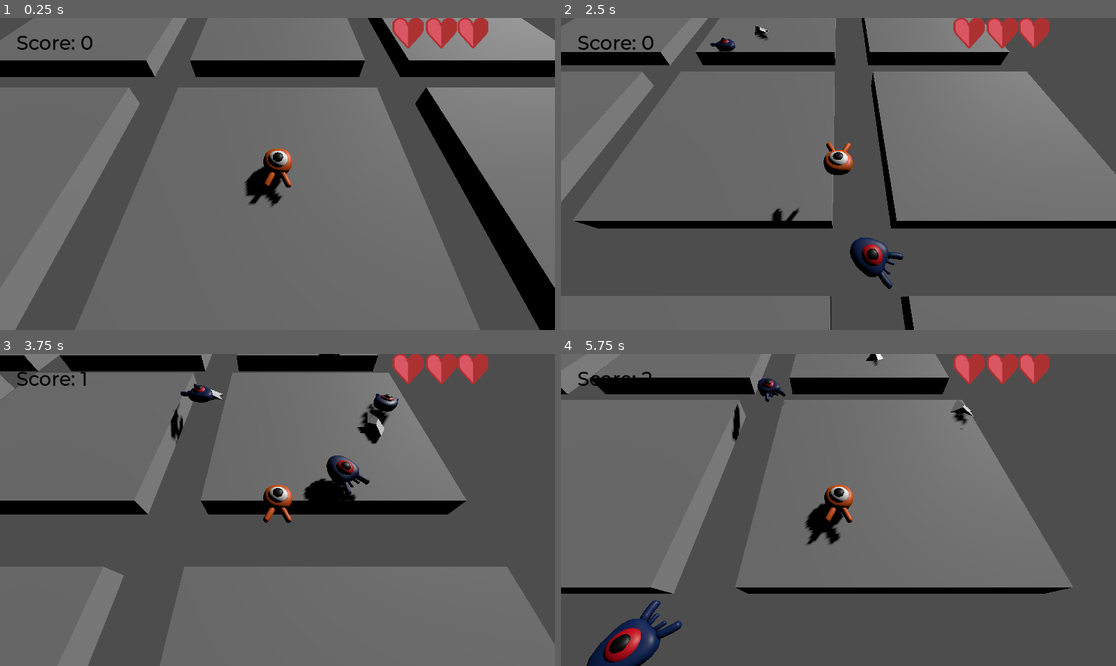
Above: before the commit, frames 1-4 (two rows, left to right).
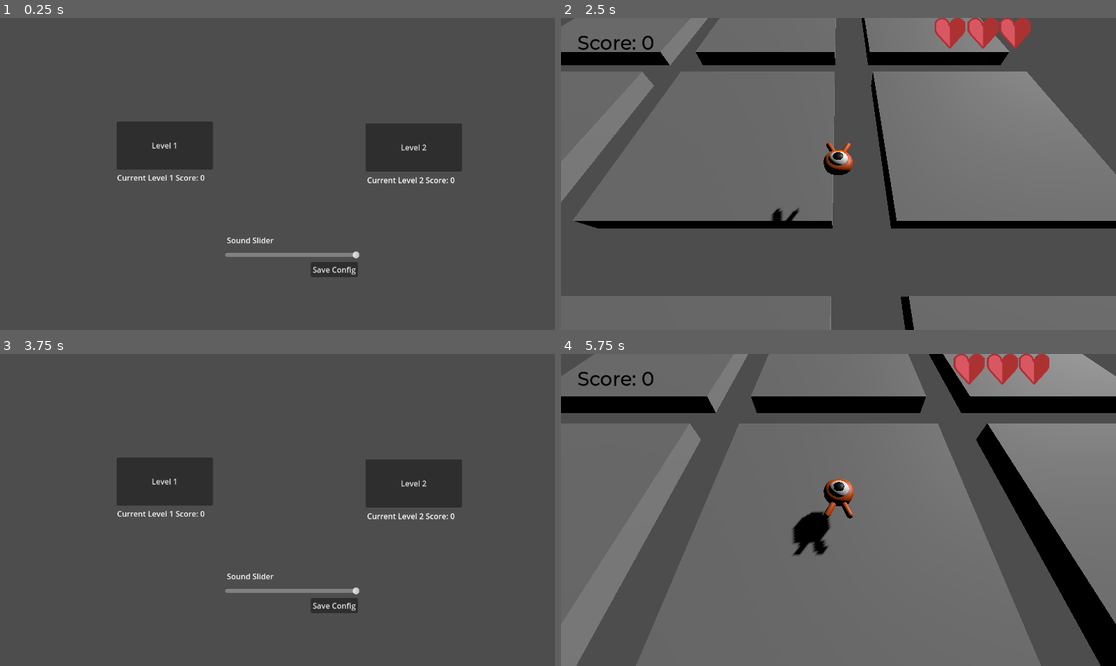
Above: after the commit, the same moments.

Repository: Clodial/KSU-6753-Assignment2-3
Game: Godot game, scene res://game_start.tscn
Two runs of this game, one before a commit and one after it. Both use one fixed random seed, a clock stepped at 60 frames per second and the inputs below. Before the commit the project starts from res://main.tscn.
Inputs (mouse positions are in pixels of both pictures, inside the frame that each line leads up to):
- Up to frame 1 (0.25 s): no input
- Up to frame 2 (2.5 s): click (977, 149) at 0.5 s, where only the run after the commit has a clickable "Level 2"; tap Enter (ui_accept) at 1.25, 2.3 s; move the mouse to (960, 158) at 1.27 s; hold D (move_right) 1.28-2.03 s; hold Enter (ui_accept) 1.28-2.03 s; tap Space (move_jump) at 1.52, 2.27 s; move the mouse to (727, 189) at 2.02 s; hold S (move_down) from 2.03 s (still down); click (727, 189) at 2.1 s
- Up to frame 3 (3.75 s): move the mouse to (333, 441) at 2.77 s; release S (move_down) at 2.78 s; hold D (move_right) 2.78-3.53 s; hold Enter (ui_accept) 2.78-3.53 s; move the mouse to (249, 572) at 3.52 s; hold W (move_up) from 3.53 s (still down); tap Enter (ui_accept) at 3.6 s
- Up to frame 4 (5.75 s): tap Space (move_jump) at 3.77 s; release W (move_up) at 4.25 s; click (894, 606) at 4.25 s, where only the run after the commit has a clickable "Save Config"; click (727, 481) at 5 s, where only the run after the commit has a clickable "Level 1"

The runs differ from the first frame. In frame 1, 83% of the frame differs, in the area x 0-100%, y 0-100%; in frame 2, 2.5%; in frame 3, 65%; in frame 4, 60%.

Commit message:
completed file saving and level linking

Diff:
--- /dev/null
+++ b/game_start.gd
@@ -0,0 +1,57 @@
+extends Node2D
+
+var sound_level = -30.0;
+@export var level1: PackedScene
+@export var level2: PackedScene
+
+# Called when the node enters the scene tree for the first time.
+func _ready() -> void:
+	$main_menu.show()
+	var settings = $PlayerProgress._get_config_data();
+
+	if settings == null:
+		$PlayerProgress._create_config()
+		settings = $PlayerProgress._get_config_data()
+
+	sound_level = settings["music_volume"]
+	$main_menu/Sound_Slider.value = sound_level
+
+	var curGame = $PlayerProgress.load_game()
+
+	$main_menu/Level1_Score.text = "Current Level 1 Score: " + str(curGame["level1-score"])
+	$main_menu/Level2_Score.text = "Current Level 2 Score: " + str(curGame["level2-score"])
+	$Home_Music.play()
+
+# Called every frame. 'delta' is the elapsed time since the previous frame.
+func _process(delta: float) -> void:
+	if($main_menu != null):
+		sound_level = $main_menu/Sound_Slider.value
+	$Home_Music.volume_db = sound_level
+	$Level_Music.volume_db = sound_level
+	$Level2_Music.volume_db = sound_level
+
+func _on_save_config_button_pressed() -> void:
+	$PlayerProgress._save_volume_data(sound_level)
+
+func _on_level_1_button_pressed() -> void:
+	_go_to_level(level1, $Level_Music)
+
+func _on_level_2_button_pressed() -> void:
+	_go_to_level(level2, $Level2_Music)
+
+func _go_to_level(level, music) -> void:
+	$main_menu.hide()
+	var new_level = level.instantiate()
+	$Current_Level.add_child(new_level);
+	new_level.go_home.connect(self._go_to_main_level.bind());
+	$Home_Music.stop()
+	music.play()
+
+func _go_to_main_level() -> void:
+	for n in $Current_Level.get_children():
+		$Current_Level.remove_child(n)
+		n.queue_free();
+	$Level2_Music.stop()
+	$Level_Music.stop()
+	$Home_Music.play()
+	$main_menu.show()
--- /dev/null
+++ b/game_start.tscn
@@ -0,0 +1,88 @@
+[gd_scene load_steps=8 format=3 uid="uid://i3uo57lhy71u"]
+
+[ext_resource type="Script" path="res://game_start.gd" id="1_umgbl"]
+[ext_resource type="PackedScene" uid="uid://dc0bgbwxxsn7y" path="res://main.tscn" id="2_0n7nt"]
+[ext_resource type="Script" path="res://player_progress.gd" id="3_3c3m8"]
+[ext_resource type="PackedScene" uid="uid://byl5icx0vhbds" path="res://main2.tscn" id="3_7fa45"]
+[ext_resource type="AudioStream" uid="uid://bd06o5nsdx0n3" path="res://art/FocusUpServe.wav" id="4_aiccu"]
+[ext_resource type="AudioStream" uid="uid://d2dkhg8osba26" path="res://art/CaffeineAddiction-final.wav" id="6_7gs1h"]
+[ext_resource type="AudioStream" uid="uid://c38jyqvmf5ppr" path="res://art/MidnightChallenge-final.wav" id="7_x6bja"]
+
+[node name="GameStart" type="Node2D"]
+script = ExtResource("1_umgbl")
+level1 = ExtResource("2_0n7nt")
+level2 = ExtResource("3_7fa45")
+
+[node name="main_menu" type="Control" parent="."]
+layout_mode = 3
+anchors_preset = 0
+
+[node name="Level1Button" type="Button" parent="main_menu"]
+offset_left = 242.0
+offset_top = 215.0
+offset_right = 442.0
+offset_bottom = 315.0
+text = "Level 1"
+
+[node name="Level2Button" type="Button" parent="main_menu"]
+offset_left = 759.0
+offset_top = 219.0
+offset_right = 959.0
+offset_bottom = 319.0
+text = "Level 2
+"
+
+[node name="Level1_Score" type="Label" parent="main_menu"]
+offset_left = 243.0
+offset_top = 320.0
+offset_right = 283.0
+offset_bottom = 343.0
+
+[node name="Level2_Score" type="Label" parent="main_menu"]
+offset_left = 762.0
+offset_top = 325.0
+offset_right = 802.0
+offset_bottom = 348.0
+
+[node name="Sound_Slider" type="HSlider" parent="main_menu"]
+offset_left = 467.0
+offset_top = 484.0
+offset_right = 747.0
+offset_bottom = 500.0
+min_value = -70.0
+max_value = -20.0
+step = 0.1
+value = -20.0
+
+[node name="Control_label" type="Label" parent="main_menu"]
+offset_left = 471.0
+offset_top = 450.0
+offset_right = 568.0
+offset_bottom = 473.0
+text = "Sound Slider"
+
+[node name="saveConfig_button" type="Button" parent="main_menu"]
+offset_left = 645.0
+offset_top = 507.0
+offset_right = 743.0
+offset_bottom = 538.0
+text = "Save Config"
+
+[node name="Home_Music" type="AudioStreamPlayer2D" parent="."]
+stream = ExtResource("4_aiccu")
+autoplay = true
+
+[node name="PlayerProgress" type="Node" parent="."]
+script = ExtResource("3_3c3m8")
+
+[node name="Current_Level" type="Node" parent="."]
+
+[node name="Level_Music" type="AudioStreamPlayer2D" parent="."]
+stream = ExtResource("6_7gs1h")
+
+[node name="Level2_Music" type="AudioStreamPlayer2D" parent="."]
+stream = ExtResource("7_x6bja")
+
+[connection signal="pressed" from="main_menu/Level1Button" to="." method="_on_level_1_button_pressed"]
+[connection signal="pressed" from="main_menu/Level2Button" to="." method="_on_level_2_button_pressed"]
+[connection signal="pressed" from="main_menu/saveConfig_button" to="." method="_on_save_config_button_pressed"]
--- a/main.gd
+++ b/main.gd
@@ -3,6 +3,9 @@
 @export var sp_mob_scene: PackedScene
 @export var coin_scene: PackedScene
 var health = 3
+var score = 0
+
+signal go_home
 
 func _ready():
 	$UserInterface/Retry.hide()
@@ -43,7 +46,7 @@
 
 func _unhandled_input(event: InputEvent) -> void:
 	if event.is_action_pressed("ui_accept") && $UserInterface/Retry.visible:
-		get_tree().reload_current_scene()
+		go_home.emit()
 
 
 func _on_player_instant_death() -> void:
@@ -54,7 +57,6 @@
 func _on_start_timer_timeout() -> void:
 	var player = $Player
 	player.hit.connect($UserInterface._display_health())
-
 
 func _on_score_label_new_life() -> void:
 	if health < 5:
--- a/main.tscn
+++ b/main.tscn
@@ -189,7 +189,7 @@
 curve = SubResource("Curve3D_20nfs")
 
 [node name="SpawnLocation" type="PathFollow3D" parent="SpawnPath"]
-transform = Transform3D(-0.00201206, 0, -0.999998, 0, 1, 0, 0.999998, 0, -0.00201206, -32.9243, 0, -33.057)
+transform = Transform3D(-0.00201277, 0, -0.999998, 0, 1, 0, 0.999998, 0, -0.00201277, -32.9243, 0, -33.057)
 
 [node name="StartTimer" type="Timer" parent="."]
 wait_time = 0.05
--- /dev/null
+++ b/main2.tscn
@@ -0,0 +1,298 @@
+[gd_scene load_steps=15 format=3 uid="uid://byl5icx0vhbds"]
+
+[ext_resource type="Script" path="res://main_2.gd" id="1_t8gqr"]
+[ext_resource type="PackedScene" uid="uid://blora5mmmqyb0" path="res://player.tscn" id="2_cxmo1"]
+[ext_resource type="FontFile" uid="uid://b58kmrg0ftt31" path="res://fonts/Montserrat-Medium.ttf" id="3_kqah5"]
+[ext_resource type="Script" path="res://user_interface.gd" id="4_hydqo"]
+[ext_resource type="PackedScene" uid="uid://822wh7lks6tk" path="res://collectible.tscn" id="4_ponwt"]
+[ext_resource type="Script" path="res://score_label.gd" id="5_gu42r"]
+[ext_resource type="Texture2D" uid="uid://klg2ch747tte" path="res://heart.png" id="6_ypuve"]
+
+[sub_resource type="PhysicsMaterial" id="PhysicsMaterial_fe10p"]
+
+[sub_resource type="BoxShape3D" id="BoxShape3D_mepv3"]
+size = Vector3(20, 2, 20)
+
+[sub_resource type="BoxMesh" id="BoxMesh_7ju3c"]
+size = Vector3(20, 2, 20)
+
+[sub_resource type="StandardMaterial3D" id="StandardMaterial3D_b5anj"]
+
+[sub_resource type="CylinderMesh" id="CylinderMesh_n6hns"]
+material = SubResource("StandardMaterial3D_b5anj")
+
+[sub_resource type="Curve3D" id="Curve3D_0tdn0"]
+_data = {
+"points": PackedVector3Array(0, 0, 0, 0, 0, 0, -32.9243, 0, -33.057, 0, 0, 0, 0, 0, 0, 33.0571, 0, -32.9242, 0, 0, 0, 0, 0, 0, 33.1235, 0, 33.1899, 0, 0, 0, 0, 0, 0, -33.1235, 0, 33.1899, 0, 0, 0, 0, 0, 0, -32.9243, 0, -33.057),
+"tilts": PackedFloat32Array(0, 0, 0, 0, 0)
+}
+point_count = 5
+
+[sub_resource type="Theme" id="Theme_e8bpv"]
+
+[node name="Main2" type="Node"]
+script = ExtResource("1_t8gqr")
+coin_scene = ExtResource("4_ponwt")
+
+[node name="groundPieces" type="Node" parent="."]
+
+[node name="GroundSpace1" type="StaticBody3D" parent="groundPieces"]
+transform = Transform3D(1, 0, 0, 0, 1, 0, 0, 0, 1, 0, -1, 0)
+collision_layer = 4
+collision_mask = 0
+physics_material_override = SubResource("PhysicsMaterial_fe10p")
+
+[node name="CollisionShape3D" type="CollisionShape3D" parent="groundPieces/GroundSpace1"]
+shape = SubResource("BoxShape3D_mepv3")
+
+[node name="MeshInstance3D" type="MeshInstance3D" parent="groundPieces/GroundSpace1"]
+mesh = SubResource("BoxMesh_7ju3c")
+
+[node name="GroundSpace2" type="StaticBody3D" parent="groundPieces"]
+transform = Transform3D(1, 0, 0, 0, 1, 0, 0, 0, 1, 0, -1, 25)
+collision_layer = 4
+collision_mask = 0
+physics_material_override = SubResource("PhysicsMaterial_fe10p")
+
+[node name="CollisionShape3D" type="CollisionShape3D" parent="groundPieces/GroundSpace2"]
+shape = SubResource("BoxShape3D_mepv3")
+
+[node name="MeshInstance3D" type="MeshInstance3D" parent="groundPieces/GroundSpace2"]
+mesh = SubResource("BoxMesh_7ju3c")
+
+[node name="GroundSpace3" type="StaticBody3D" parent="groundPieces"]
+transform = Transform3D(1, 0, 0, 0, 1, 0, 0, 0, 1, 0, -1, -25)
+collision_layer = 4
+collision_mask = 0
+physics_material_override = SubResource("PhysicsMaterial_fe10p")
+
+[node name="CollisionShape3D" type="CollisionShape3D" parent="groundPieces/GroundSpace3"]
+shape = SubResource("BoxShape3D_mepv3")
+
+[node name="MeshInstance3D" type="MeshInstance3D" parent="groundPieces/GroundSpace3"]
+mesh = SubResource("BoxMesh_7ju3c")
+
+[node name="GroundSpace4" type="StaticBody3D" parent="groundPieces"]
+transform = Transform3D(1, 0, 0, 0, 1, 0, 0, 0, 1, 25, -1, 25)
+collision_layer = 4
+collision_mask = 0
+physics_material_override = SubResource("PhysicsMaterial_fe10p")
+
+[node name="CollisionShape3D" type="CollisionShape3D" parent="groundPieces/GroundSpace4"]
+shape = SubResource("BoxShape3D_mepv3")
+
+[node name="MeshInstance3D" type="MeshInstance3D" parent="groundPieces/GroundSpace4"]
+mesh = SubResource("BoxMesh_7ju3c")
+
+[node name="GroundSpace5" type="StaticBody3D" parent="groundPieces"]
+transform = Transform3D(1, 0, 0, 0, 1, 0, 0, 0, 1, -25, -1, 25)
+collision_layer = 4
+collision_mask = 0
+physics_material_override = SubResource("PhysicsMaterial_fe10p")
+
+[node name="CollisionShape3D" type="CollisionShape3D" parent="groundPieces/GroundSpace5"]
+shape = SubResource("BoxShape3D_mepv3")
+
+[node name="MeshInstance3D" type="MeshInstance3D" parent="groundPieces/GroundSpace5"]
+mesh = SubResource("BoxMesh_7ju3c")
+
+[node name="GroundSpace6" type="StaticBody3D" parent="groundPieces"]
+transform = Transform3D(1, 0, 0, 0, 1, 0, 0, 0, 1, 25, -1, 0)
+collision_layer = 4
+collision_mask = 0
+physics_material_override = SubResource("PhysicsMaterial_fe10p")
+
+[node name="CollisionShape3D" type="CollisionShape3D" parent="groundPieces/GroundSpace6"]
+shape = SubResource("BoxShape3D_mepv3")
+
+[node name="MeshInstance3D" type="MeshInstance3D" parent="groundPieces/GroundSpace6"]
+mesh = SubResource("BoxMesh_7ju3c")
+
+[node name="GroundSpace7" type="StaticBody3D" parent="groundPieces"]
+transform = Transform3D(1, 0, 0, 0, 1, 0, 0, 0, 1, -25, -1, 0)
+collision_layer = 4
+collision_mask = 0
+physics_material_override = SubResource("PhysicsMaterial_fe10p")
+
+[node name="CollisionShape3D" type="CollisionShape3D" parent="groundPieces/GroundSpace7"]
+shape = SubResource("BoxShape3D_mepv3")
+
+[node name="MeshInstance3D" type="MeshInstance3D" parent="groundPieces/GroundSpace7"]
+mesh = SubResource("BoxMesh_7ju3c")
+
+[node name="GroundSpace8" type="StaticBody3D" parent="groundPieces"]
+transform = Transform3D(1, 0, 0, 0, 1, 0, 0, 0, 1, 25, -1, -25)
+collision_layer = 4
+collision_mask = 0
+physics_material_override = SubResource("PhysicsMaterial_fe10p")
+
+[node name="CollisionShape3D" type="CollisionShape3D" parent="groundPieces/GroundSpace8"]
+shape = SubResource("BoxShape3D_mepv3")
+
+[node name="MeshInstance3D" type="MeshInstance3D" parent="groundPieces/GroundSpace8"]
+mesh = SubResource("BoxMesh_7ju3c")
+
+[node name="GroundSpace9" type="StaticBody3D" parent="groundPieces"]
+transform = Transform3D(1, 0, 0, 0, 1, 0, 0, 0, 1, -25, -1, -25)
+collision_layer = 4
+collision_mask = 0
+physics_material_override = SubResource("PhysicsMaterial_fe10p")
+
+[node name="CollisionShape3D" type="CollisionShape3D" parent="groundPieces/GroundSpace9"]
+shape = SubResource("BoxShape3D_mepv3")
+
+[node name="MeshInstance3D" type="MeshInstance3D" parent="groundPieces/GroundSpace9"]
+mesh = SubResource("BoxMesh_7ju3c")
+
+[node name="DirectionalLight3D" type="DirectionalLight3D" parent="."]
+transform = Transform3D(0.77376, -0.0115355, 0.633374, -0.392095, -0.794017, 0.464542, 0.49755, -0.607787, -0.618901, 3.39663, 8.30101, -4.7057)
+shadow_enabled = true
+
+[node name="Player" parent="." instance=ExtResource("2_cxmo1")]
+transform = Transform3D(1, 0, 0, 0, 1, 0, 0, 0, 1, 0, 1.50282, 0)
+
+[node name="CameraPivot" type="Marker3D" parent="Player"]
+transform = Transform3D(1, 0, 0, 0, 0.536961, 0.843607, 0, -0.843607, 0.536961, 0, 3.9449, 9.17426)
+
+[node name="Camera3D" type="Camera3D" parent="Player/CameraPivot"]
+transform = Transform3D(1, 0, 0, 0, 1, 0, 0, 0, 1, 0, 4.77201, 6.02338)
+current = true
+
+[node name="Cylinders" type="Node3D" parent="."]
+visible = false
+
+[node name="MeshInstance1" type="MeshInstance3D" parent="Cylinders"]
+transform = Transform3D(1, 0, 0, 0, 1, 0, 0, 0, 1, 33, 0, 33)
+mesh = SubResource("CylinderMesh_n6hns")
+
+[node name="MeshInstance2" type="MeshInstance3D" parent="Cylinders"]
+transform = Transform3D(1, 0, 0, 0, 1, 0, 0, 0, 1, 33, 0, -33)
+mesh = SubResource("CylinderMesh_n6hns")
+
+[node name="MeshInstance3" type="MeshInstance3D" parent="Cylinders"]
+transform = Transform3D(1, 0, 0, 0, 1, 0, 0, 0, 1, -33, 0, 33)
+mesh = SubResource("CylinderMesh_n6hns")
+
+[node name="MeshInstance4" type="MeshInstance3D" parent="Cylinders"]
+transform = Transform3D(1, 0, 0, 0, 1, 0, 0, 0, 1, -33, 0, -33)
+mesh = SubResource("CylinderMesh_n6hns")
+
+[node name="SpawnPath" type="Path3D" parent="."]
+transform = Transform3D(1, 0, 0, 0, 1, 0, 0, 0, 1, 0, 1, 0)
+curve = SubResource("Curve3D_0tdn0")
+
+[node name="SpawnLocation" type="PathFollow3D" parent="SpawnPath"]
+transform = Transform3D(-0.00201277, 0, -0.999998, 0, 1, 0, 0.999998, 0, -0.00201277, -32.9243, 0, -33.057)
+
+[node name="StartTimer" type="Timer" parent="."]
+wait_time = 0.05
+
+[node name="CoinTimer" type="Timer" parent="."]
+one_shot = true
+
+[node name="UserInterface" type="Control" parent="."]
+layout_mode = 3
+anchors_preset = 15
+anchor_right = 1.0
+anchor_bottom = 1.0
+grow_horizontal = 2
+grow_vertical = 2
+script = ExtResource("4_hydqo")
+
+[node name="ScoreLabel" type="Label" parent="UserInterface"]
+layout_mode = 0
+offset_left = 34.0
+offset_top = 27.0
+offset_right = 194.0
+offset_bottom = 77.0
+theme = SubResource("Theme_e8bpv")
+theme_override_colors/font_color = Color(0, 0, 0, 1)
+theme_override_fonts/font = ExtResource("3_kqah5")
+theme_override_font_sizes/font_size = 40
+text = "Score: 0"
+script = ExtResource("5_gu42r")
+
+[node name="health" type="TextureRect" parent="UserInterface"]
+layout_mode = 1
+anchors_preset = 1
+anchor_left = 1.0
+anchor_right = 1.0
+offset_left = -377.0
+offset_right = -313.0
+offset_bottom = 64.0
+grow_horizontal = 0
+texture = ExtResource("6_ypuve")
+
+[node name="health2" type="TextureRect" parent="UserInterface"]
+layout_mode = 1
+anchors_preset = 1
+anchor_left = 1.0
+anchor_right = 1.0
+offset_left = -308.0
+offset_right = -244.0
+offset_bottom = 64.0
+grow_horizontal = 0
+texture = ExtResource("6_ypuve")
+
+[node name="health3" type="TextureRect" parent="UserInterface"]
+layout_mode = 1
+anchors_preset = 1
+anchor_left = 1.0
+anchor_right = 1.0
+offset_left = -242.0
+offset_right = -178.0
+offset_bottom = 64.0
+grow_horizontal = 0
+texture = ExtResource("6_ypuve")
+
+[node name="health4" type="TextureRect" parent="UserInterface"]
+layout_mode = 1
+anchors_preset = 1
+anchor_left = 1.0
+anchor_right = 1.0
+offset_left = -175.0
+offset_right = -111.0
+offset_bottom = 64.0
+grow_horizontal = 0
+texture = ExtResource("6_ypuve")
+
+[node name="health5" type="TextureRect" parent="UserInterface"]
+layout_mode = 1
+anchors_preset = 1
+anchor_left = 1.0
+anchor_right = 1.0
+offset_left = -108.0
+offset_right = -44.0
+offset_bottom = 64.0
+grow_horizontal = 0
+texture = ExtResource("6_ypuve")
+
+[node name="Retry" type="ColorRect" parent="UserInterface"]
+visible = false
+layout_mode = 1
+anchors_preset = 15
+anchor_right = 1.0
+anchor_bottom = 1.0
+grow_horizontal = 2
+grow_vertical = 2
+color = Color(0, 0, 0, 1)
+
+[node name="Label" type="Label" parent="UserInterface/Retry"]
+layout_mode = 1
+anchors_preset = 8
+anchor_left = 0.5
+anchor_top = 0.5
+anchor_right = 0.5
+anchor_bottom = 0.5
+offset_left = -20.0
+offset_top = -14.0
+offset_right = 20.0
+offset_bottom = 14.0
+grow_horizontal = 2
+grow_vertical = 2
+text = "Press Enter to retry"
+
+[connection signal="hit" from="Player" to="." method="_on_player_hit"]
+[connection signal="instant_death" from="Player" to="." method="_on_player_instant_death"]
+[connection signal="timeout" from="StartTimer" to="." method="_on_start_timer_timeout"]
+[connection signal="timeout" from="CoinTimer" to="." method="_on_coin_timer_timeout"]
--- /dev/null
+++ b/main_2.gd
@@ -0,0 +1,66 @@
+extends Node
+@export var coin_scene: PackedScene
+var health = 3
+
+signal go_home
+
+func _ready():
+	$UserInterface/Retry.hide()
+	$UserInterface/health4.hide()
+	$UserInterface/health5.hide()
+	$CoinTimer.start()
+
+func _on_player_hit() -> void:
+	var player = $Player
+	health -= 1
+	if health == 2:
+		$UserInterface/health3.hide()
+	if health == 1:
+		$UserInterface/health2.hide()
+	if health == 3:
+		$UserInterface/health4.hide()
+	if health == 4:
+		$UserInterface/health5.hide()
+	if health == 0:
+		$UserInterface/health.hide()
+		player.instadie()
+
+func _unhandled_input(event: InputEvent) -> void:
+	if event.is_action_pressed("ui_accept") && $UserInterface/Retry.visible:
+		print("yo")
+		go_home.emit()
+
+
+func _on_player_instant_death() -> void:
+	$UserInterface/Retry.show()
+
+
+func _on_start_timer_timeout() -> void:
+	var player = $Player
+	player.hit.connect($UserInterface._display_health())
+
+func _on_score_label_new_life() -> void:
+	if health < 5:
+		health += 1
+	if health == 2:
+		$UserInterface/health2.show()
+	if health == 1:
+		$UserInterface/health.show()
+	if health == 3:
+		$UserInterface/health3.show()
+	if health == 4:
+		$UserInterface/health4.show()
+	if health == 5:
+		$UserInterface/health5.show()
+
+
+func _on_coin_timer_timeout() -> void:
+	var coin = coin_scene.instantiate()
+	coin.initialize()
+
+	coin.coin_score.connect($UserInterface/ScoreLabel._on_coin_score.bind())
+	coin.coin_score.connect(self._on_coin_score.bind())
+	add_child(coin)
+
+func _on_coin_score():
+	$CoinTimer.start()
--- /dev/null
+++ b/main_menu.tscn
@@ -0,0 +1,54 @@
+[gd_scene format=3 uid="uid://dqrakd6lark3a"]
+
+[node name="MainMenu" type="Node2D"]
+
+[node name="Level1Button" type="Button" parent="."]
+offset_left = 242.0
+offset_top = 215.0
+offset_right = 442.0
+offset_bottom = 315.0
+text = "Level 1"
+
+[node name="Level2Button" type="Button" parent="."]
+offset_left = 759.0
+offset_top = 219.0
+offset_right = 959.0
+offset_bottom = 319.0
+text = "Level 2
+"
+
+[node name="Level1_Score" type="Label" parent="."]
+offset_left = 243.0
+offset_top = 320.0
+offset_right = 283.0
+offset_bottom = 343.0
+
+[node name="Level2_Score" type="Label" parent="."]
+offset_left = 762.0
+offset_top = 325.0
+offset_right = 802.0
+offset_bottom = 348.0
+
+[node name="Sound_Slider" type="HSlider" parent="."]
+offset_left = 467.0
+offset_top = 484.0
+offset_right = 747.0
+offset_bottom = 500.0
+min_value = -70.0
+max_value = -20.0
+step = 0.1
+value = -20.0
+
+[node name="Control_label" type="Label" parent="."]
+offset_left = 471.0
+offset_top = 450.0
+offset_right = 568.0
+offset_bottom = 473.0
+text = "Sound Slider"
+
+[node name="saveConfig_button" type="Button" parent="."]
+offset_left = 645.0
+offset_top = 507.0
+offset_right = 743.0
+offset_bottom = 538.0
+text = "Save Config"
--- a/music_player.tscn
+++ b/music_player.tscn
@@ -4,5 +4,5 @@
 
 [node name="MusicPlayer" type="AudioStreamPlayer"]
 stream = ExtResource("1_5wldy")
-volume_db = -10.524
+volume_db = -30.0
 autoplay = true
--- /dev/null
+++ b/player_progress.gd
@@ -0,0 +1,49 @@
+extends Node
+var SAVE_PATH = "user://save_file.json"
+
+func _create_config() -> void:
+	var config = ConfigFile.new()
+	config.set_value("volume", "music", -10.0)
+	config.save("user://settings.cfg")
+
+func _get_config_data():
+	var settings = {}
+	var config = ConfigFile.new()
+
+	var err = config.load("user://settings.cfg")
+
+	if err != OK:
+		return
+
+	settings["music_volume"] = config.get_value("volume", "music")
+	return settings;
+
+func _save_volume_data(volume) -> void:
+	var config = ConfigFile.new()
+	config.set_value("volume", "music", volume)
+	config.save("user://settings.cfg")
+
+func new_game():
+	var game_progress = {
+		"level1-score": 0,
+		"level2-score": 0
+	}
+	return game_progress
+
+func _save_game(level1_score, level2_score) -> void:
+	var save_file = FileAccess.open(SAVE_PATH, FileAccess.WRITE)
+	var save_dict = {
+		"level1-score": level1_score,
+		"level2-score": level2_score
+	}
+	save_file.store_line(JSON.stringify(save_dict))
+
+func load_game():
+	if not FileAccess.file_exists(SAVE_PATH):
+		return new_game()
+	var load_file = FileAccess.open(SAVE_PATH, FileAccess.READ)
+	var json = JSON.new()
+	json.parse(load_file.get_line())
+	var save_dict = json.get_data() as Dictionary
+	print(save_dict);
+	return save_dict
--- a/project.godot
+++ b/project.godot
@@ -10,14 +10,10 @@
 
 [application]
 
-config/name="Squash the Creeps (3D)"
-run/main_scene="res://main.tscn"
+config/name="KSU 6753 Assignment 2 & 3"
+run/main_scene="res://game_start.tscn"
 config/features=PackedStringArray("4.3")
 config/icon="res://icon.png"
-
-[autoload]
-
-MusicPlayer="*res://music_player.tscn"
 
 [dotnet]
 
Not shown, added: art/CaffeineAddiction-final.wav.import
Not shown, added: art/FocusUpServe.wav.import
Not shown, added: art/MidnightChallenge-final.wav.import
Not shown: 1 places in main.tscn that only renumber resources
Not shown, added: art/CaffeineAddiction-final.wav
Not shown, added: art/FocusUpServe.wav
Not shown, added: art/MidnightChallenge-final.wav
